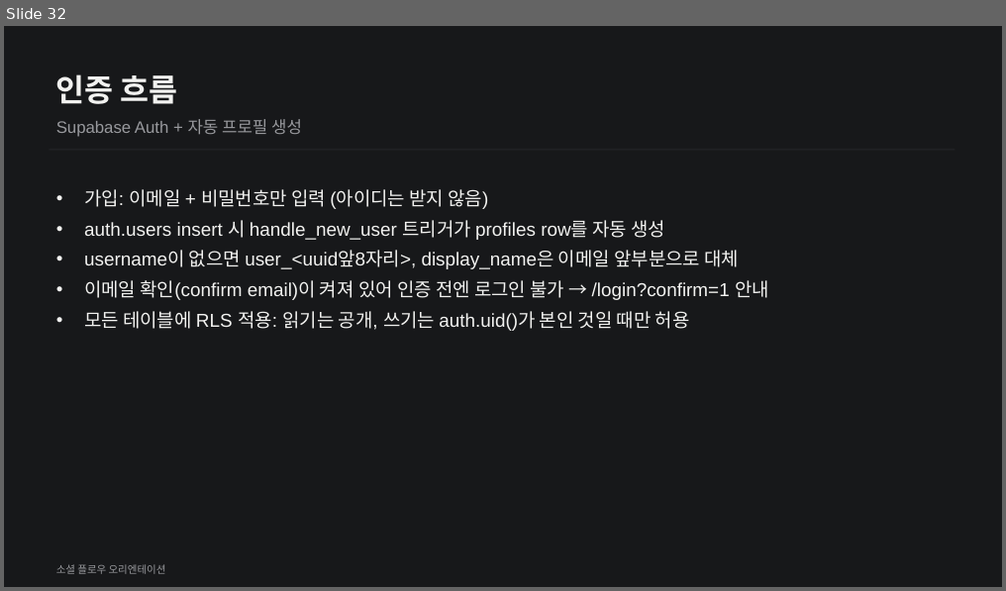
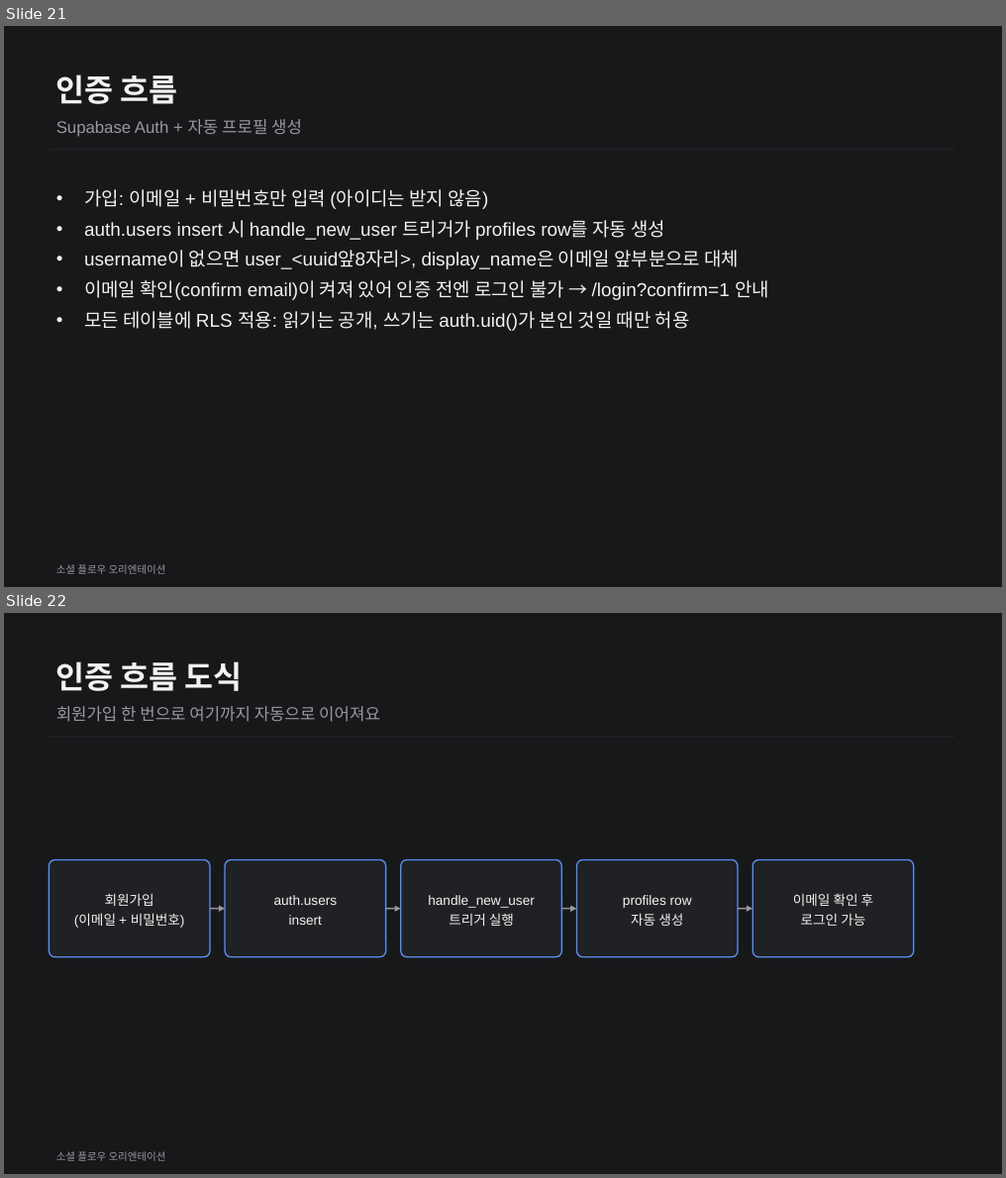
Before and after one commit to white100s/social_flow, a slide deck: docs/social-flow-orientation.pptx. Shown one above the other, each under a label of ours: slide 32 before the commit, slides 21 and 22 after it. The pictures are 1006x591 and 1006x1178 pixels, drawn with LibreOffice and Linux fonts; fonts in the diff are those of the drawing. Boxes give left, top, right and bottom in pixels: in the first picture for what was removed or moved away, otherwise in the second. Text is boxed around its words. In the diff, an @@ line names an element or a change of style, - is before the commit and + after.

```diff
--- a/docs/social-flow-orientation.pptx
+++ b/docs/social-flow-orientation.pptx
@@ slide 22 added at (4,613,1002,1174), background #17181A @@
@@ text added at (56,662,243,691), 30 pt, text #F2F2F0, bold @@
+인증 흐름 도식
@@ text added at (56,706,380,722), 16 pt, text #98999D @@
+회원가입 한 번으로 여기까지 자동으로 이어져요
@@ line added from (49, 737) to (954, 737), #202124 1.5 pt @@
@@ rounded rectangle added at (49,861,210,958), fill #202124, outline #5B8DEF 1.25 pt @@
@@ rounded rectangle added at (225,861,386,958), fill #202124, outline #5B8DEF 1.25 pt @@
@@ rounded rectangle added at (401,861,561,958), fill #202124, outline #5B8DEF 1.25 pt @@
@@ rounded rectangle added at (576,861,738,958), fill #202124, outline #5B8DEF 1.25 pt @@
@@ rounded rectangle added at (752,861,914,958), fill #202124, outline #5B8DEF 1.25 pt @@
@@ text added at (74,893,185,928), 13 pt, text #F2F2F0 @@
+회원가입
+(이메일 + 비밀번호)
@@ arrow added from (210, 909) to (225, 909), #98999D 1.5 pt @@
@@ text added at (274,895,338,925), 13 pt, text #F2F2F0 @@
+auth.users
+insert
@@ arrow added from (386, 909) to (401, 909), #98999D 1.5 pt @@
@@ text added at (428,895,535,926), 13 pt, text #F2F2F0 @@
+handle_new_user
+트리거 실행
@@ arrow added from (561, 909) to (576, 909), #98999D 1.5 pt @@
@@ text added at (623,895,692,926), 13 pt, text #F2F2F0 @@
+profiles row
+자동 생성
@@ arrow added from (738, 909) to (752, 909), #98999D 1.5 pt @@
@@ text added at (793,893,874,926), 13 pt, text #F2F2F0 @@
+이메일 확인 후
+로그인 가능
@@ text added at (56,1152,166,1161), 10 pt, text #98999D @@
+소셜 플로우 오리엔테이션
@@ what was slide 32 is now slide 21 @@
```
Also in this commit, not shown: 2 slides changed, 19 other slides added, 2 other files.
